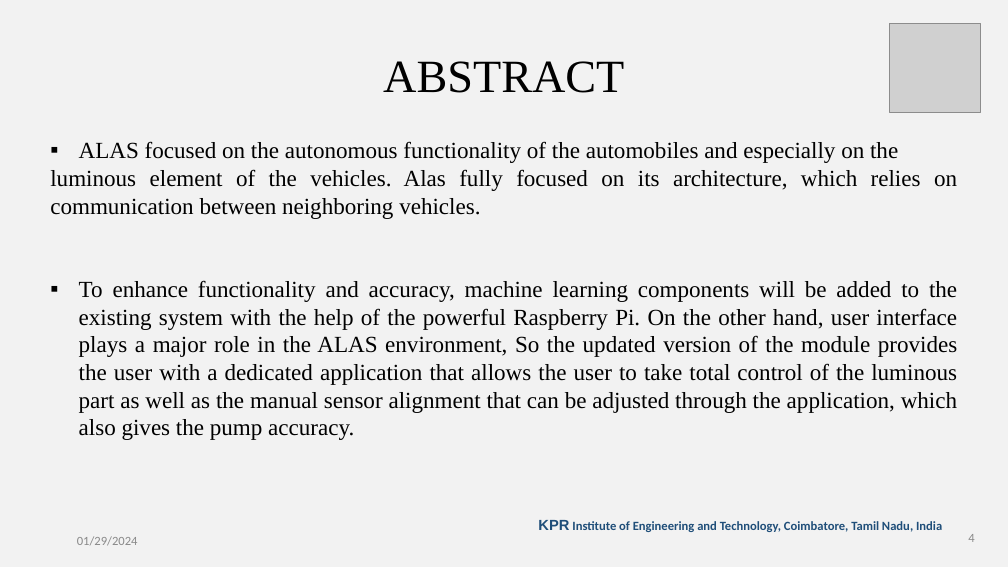
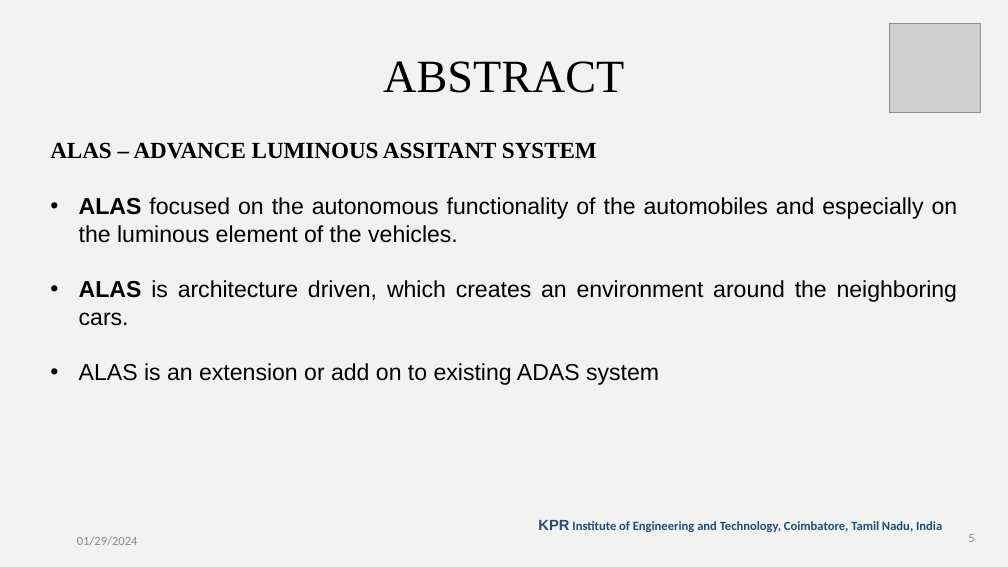
Before and after one commit to ARAVIND1702/ALAS_PPT, a slide deck: slide 5 of First Review-PPT_Template.pptx (slide 4 before the commit). Drawn at 1008x567 pixels with LibreOffice and Linux fonts; fonts in the diff are those of the drawing; grey boxes stand for pictures; background and template pictures are left out. Boxes give left, top, right and bottom in pixels: in the first picture for what was removed or moved away, otherwise in the second. Text is boxed around its words. In the diff, an @@ line names an element or a change of style, - is before the commit and + after.

```diff
--- a/First Review-PPT_Template.pptx
+++ b/First Review-PPT_Template.pptx
@@ text at (50, 142, 958, 385): text changed; font Times New Roman to Arial @@
-  ▪ ALAS focused on the autonomous functionality of the automobiles and especially on the
-  luminous element of the vehicles. Alas fully focused on its architecture, which relies on communication between neighboring vehicles.
-  ▪ To enhance functionality and accuracy, machine learning components will be added to the existing system with the help of the powerful Raspberry Pi. On the other hand, user interface plays a major role in the ALAS environment, So the updated version of the module provides the user with a dedicated application that allows the user to take total control of the luminous part as well as the manual sensor alignment that can be adjusted through the application, which also gives the pump accuracy.
+  ALAS – ADVANCE LUMINOUS ASSITANT SYSTEM
+  • ALAS focused on the autonomous functionality of the automobiles and especially on the luminous element of the vehicles.
+  • ALAS is architecture driven, which creates an environment around the neighboring cars.
+  • ALAS is an extension or add on to existing ADAS system
@@ page number at (968, 534, 974, 542): text changed @@
-4
+5
```
Also in this commit, not shown: 12 other slides changed, 1 slide added.
